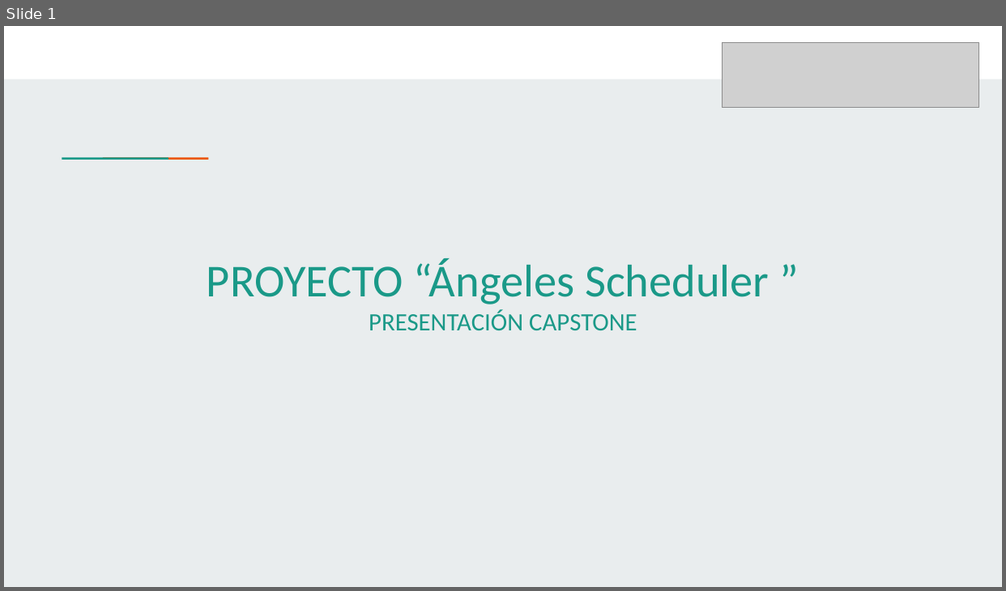
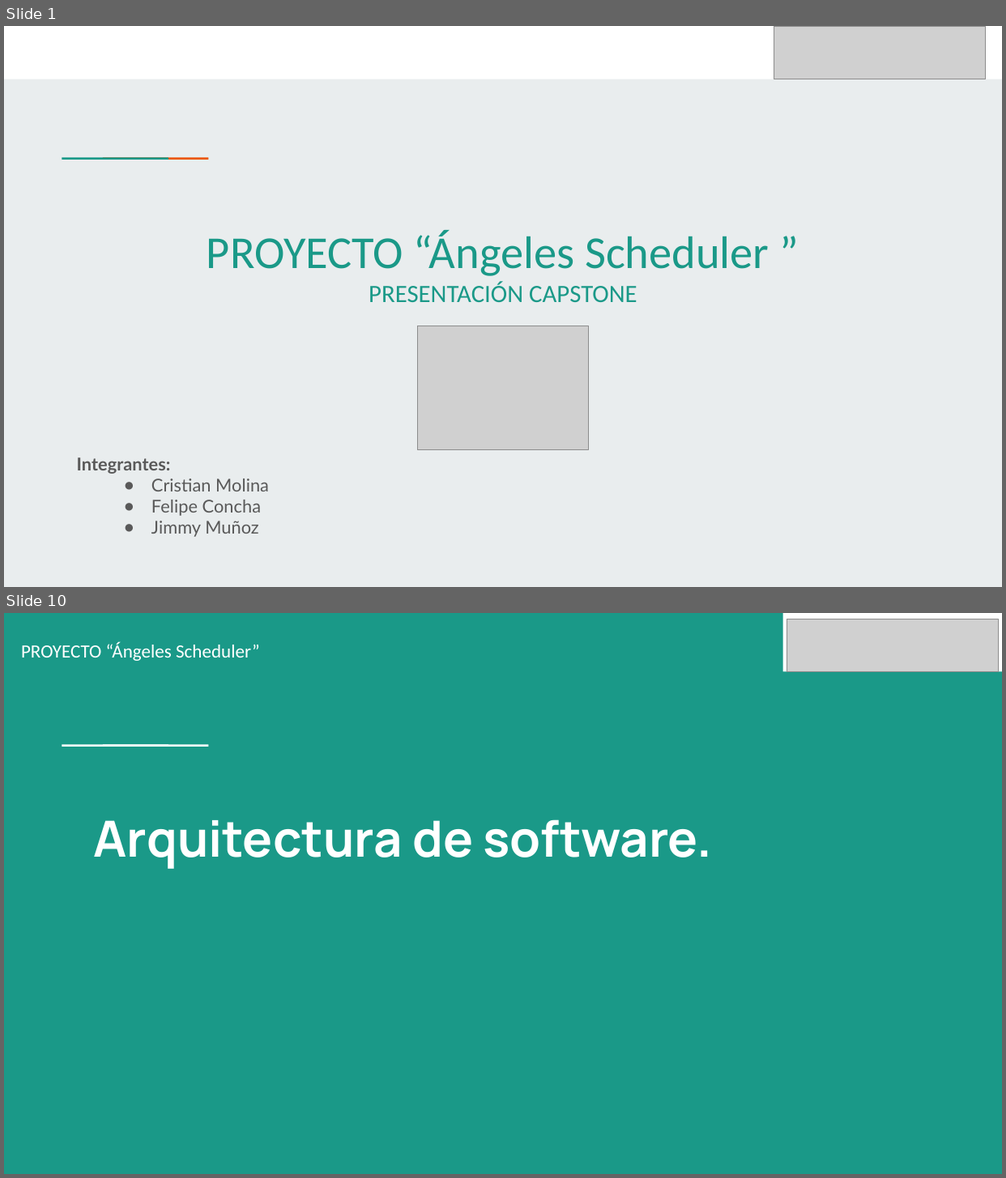
Before and after one commit to CrisMolina12/CP_PTY4614_4_EQP_2, a slide deck: Fase 2/Evidencias Proyecto/Presentación Proyecto.pptx. Shown one above the other, each under a label of ours: slide 1 before the commit, slides 1 and 10 after it; the slides between them are not shown. The pictures are 1006x591 and 1006x1178 pixels, drawn with LibreOffice and Linux fonts; fonts in the diff are those of the drawing; grey boxes stand for pictures. Boxes give left, top, right and bottom in pixels: in the first picture for what was removed or moved away, otherwise in the second. Text is boxed around its words. In the diff, an @@ line names an element or a change of style, - is before the commit and + after.

```diff
--- a/Fase 2/Evidencias Proyecto/Presentación Proyecto.pptx
+++ b/Fase 2/Evidencias Proyecto/Presentación Proyecto.pptx
@@ slide 10 added at <box>4,613,1002,1174</box>, background #1A9988 @@
@@ rectangle added at <box>783,613,1002,671</box>, fill #FFFFFF @@
@@ picture added at <box>787,619,998,672</box> @@
@@ text added at <box>21,642,260,661</box>, 18 pt, text #FFFFFF @@
+PROYECTO “Ángeles Scheduler”
@@ rectangle added at <box>95,743,136,748</box>, fill #FFFFFF @@
@@ rectangle added at <box>135,743,176,748</box>, fill #FFFFFF @@
@@ title added at <box>93,820,713,869</box>, 48 pt, text #FFFFFF, bold @@
+Arquitectura de software.
@@ slide 1 changed as well @@
@@ picture: place and size @@
-picture at <box>722,43,979,108</box>
+picture at <box>774,26,986,79</box>
@@ text "PROYECTO “Ángeles Scheduler ”": place and size @@
-text "PROYECTO “Ángeles Scheduler ”" at <box>206,258,769,331</box>
+text "PROYECTO “Ángeles Scheduler ”" at <box>206,230,769,302</box>
@@ picture added at <box>418,327,589,450</box> @@
@@ text added at <box>77,458,269,537</box>, 17 pt, text #595959 @@
+Integrantes:
+● Cristian Molina
+● Felipe Concha
+● Jimmy Muñoz
```
Also in this commit, not shown: 7 other slides changed, 7 other slides added, 7 slides removed.
